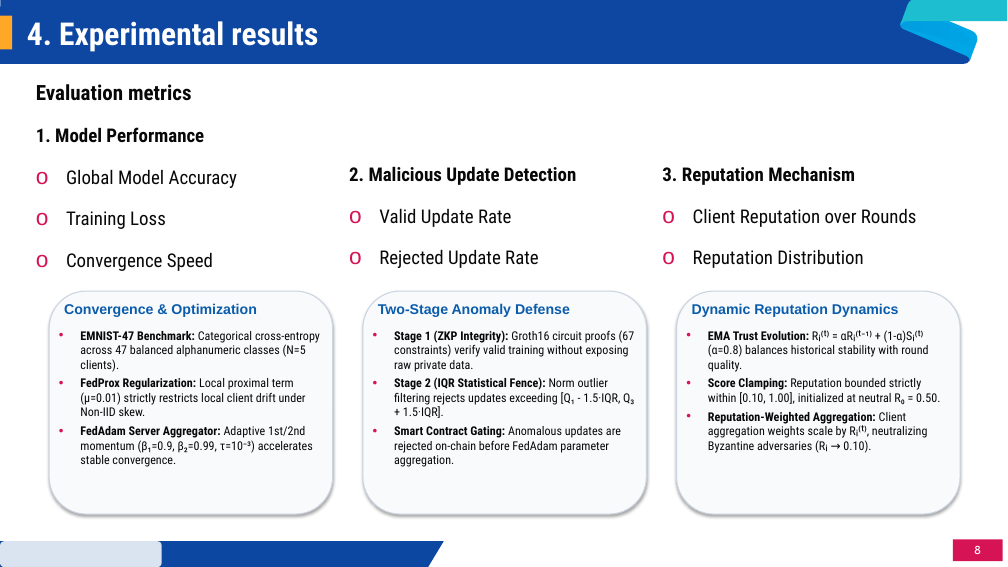
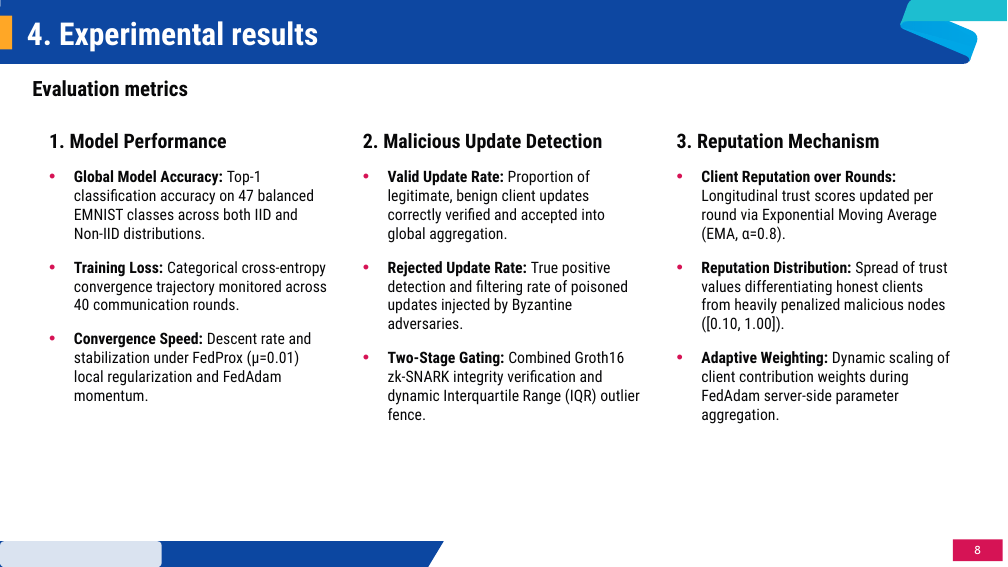
Before and after one commit to Ragingsnake/Project_NT114-main, a slide deck: slide 8 of presentation/ComNetSat2026_Presentation.pptx. Drawn at 1008x567 pixels with LibreOffice and Linux fonts; fonts in the diff are those of the drawing; background and template pictures are left out. Boxes give left, top, right and bottom in pixels: in the first picture for what was removed or moved away, otherwise in the second. Text is boxed around its words. In the diff, an @@ line names an element or a change of style, - is before the commit and + after.

```diff
--- a/presentation/ComNetSat2026_Presentation.pptx
+++ b/presentation/ComNetSat2026_Presentation.pptx
@@ text "Evaluation metrics" at bbox=[32, 80, 189, 97]: columns 3 to 1 @@
@@ text at bbox=[36, 127, 917, 268]: paragraphs removed @@
-1. Model Performance
-o Global Model Accuracy
-o Training Loss
-o Convergence Speed
-2. Malicious Update Detection
-o Valid Update Rate
-o Rejected Update Rate
-3. Reputation Mechanism
-o Client Reputation over Rounds
-o Reputation Distribution
@@ text added at bbox=[49, 133, 327, 401], 15 pt, text #080809 @@
+1. Model Performance
+• Global Model Accuracy: Top-1 classification accuracy on 47 balanced EMNIST classes across both IID and Non-IID distributions.
+• Training Loss: Categorical cross-entropy convergence trajectory monitored across 40 communication rounds.
+• Convergence Speed: Descent rate and stabilization under FedProx (μ=0.01) local regularization and FedAdam momentum.
@@ text added at bbox=[363, 133, 640, 420], 15 pt, text #080809 @@
+2. Malicious Update Detection
+• Valid Update Rate: Proportion of legitimate, benign client updates correctly verified and accepted into global aggregation.
+• Rejected Update Rate: True positive detection and filtering rate of poisoned updates injected by Byzantine adversaries.
+• Two-Stage Gating: Combined Groth16 zk-SNARK integrity verification and dynamic Interquartile Range (IQR) outlier fence.
@@ text at bbox=[677, 133, 950, 424]: text changed; size 11.5 to 15 pt @@
-• EMNIST-47 Benchmark: Categorical cross-entropy across 47 balanced alphanumeric classes (N=5 clients).
-• FedProx Regularization: Local proximal term (μ=0.01) strictly restricts local client drift under Non-IID skew.
-• FedAdam Server Aggregator: Adaptive 1st/2nd momentum (β₁=0.9, β₂=0.99, τ=10⁻³) accelerates stable convergence.
+3. Reputation Mechanism
+• Client Reputation over Rounds: Longitudinal trust scores updated per round via Exponential Moving Average (EMA, α=0.8).
+• Reputation Distribution: Spread of trust values differentiating honest clients from heavily penalized malicious nodes ([0.10, 1.00]).
+• Adaptive Weighting: Dynamic scaling of client contribution weights during FedAdam server-side parameter aggregation.
@@ rounded rectangle removed at bbox=[49, 291, 333, 514] @@
@@ rounded rectangle removed at bbox=[363, 291, 647, 514] @@
@@ rounded rectangle removed at bbox=[677, 291, 960, 514] @@
@@ text removed at bbox=[64, 303, 256, 317] @@
-Convergence & Optimization
@@ text removed at bbox=[378, 303, 570, 317] @@
-Two-Stage Anomaly Defense
@@ text removed at bbox=[692, 303, 899, 317] @@
-Dynamic Reputation Dynamics
@@ text removed at bbox=[394, 330, 635, 467] @@
-• Stage 1 (ZKP Integrity): Groth16 circuit proofs (67 constraints) verify valid training without exposing raw private data.
-• Stage 2 (IQR Statistical Fence): Norm outlier filtering rejects updates exceeding [Q₁ - 1.5·IQR, Q₃ + 1.5·IQR].
-• Smart Contract Gating: Anomalous updates are rejected on-chain before FedAdam parameter aggregation.
@@ text removed at bbox=[708, 330, 940, 453] @@
-• EMA Trust Evolution: Rᵢ⁽ᵗ⁾ = αRᵢ⁽ᵗ⁻¹⁾ + (1-α)Sᵢ⁽ᵗ⁾ (α=0.8) balances historical stability with round quality.
-• Score Clamping: Reputation bounded strictly within [0.10, 1.00], initialized at neutral R₀ = 0.50.
-• Reputation-Weighted Aggregation: Client aggregation weights scale by Rᵢ⁽ᵗ⁾, neutralizing Byzantine adversaries (Rᵢ → 0.10).
```
Also in this commit, not shown: 1 other slide changed, 1 other file.
